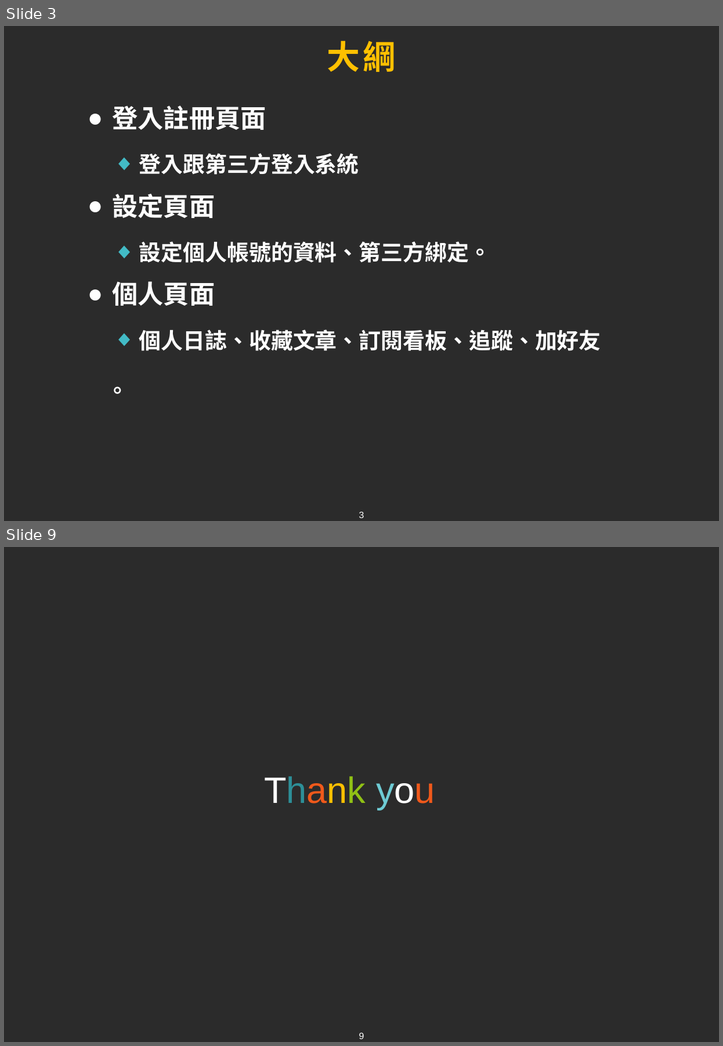
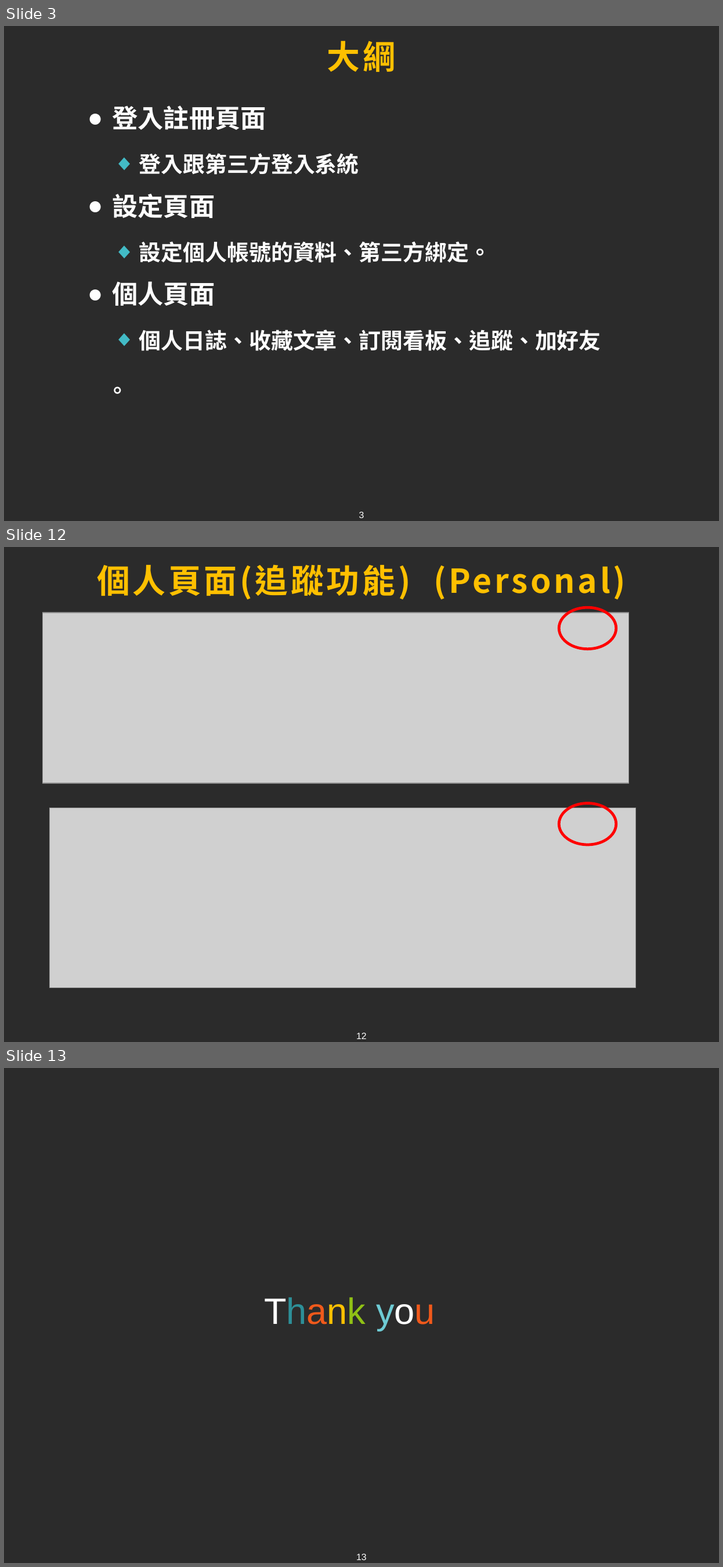
Before and after one commit to tim93009/FinalProject_GameForum, a slide deck: docs/ppt/xiong.pptx. Shown one above the other, each under a label of ours: slides 3 and 9 before the commit, slides 3, 12 and 13 after it; the slides between them are not shown. The pictures are 723x1046 and 723x1567 pixels, drawn with LibreOffice and Linux fonts; fonts in the diff are those of the drawing; grey boxes stand for pictures; background and template pictures are left out; a plain dark background stands for a picture behind light text. Boxes give left, top, right and bottom in pixels: in the first picture for what was removed or moved away, otherwise in the second. Text is boxed around its words. In the diff, an @@ line names an element or a change of style, - is before the commit and + after.

```diff
--- a/docs/ppt/xiong.pptx
+++ b/docs/ppt/xiong.pptx
@@ slide 12 added at bbox=[4, 547, 719, 1042], background picture (left out); not listed: 1 template element that a slide beside it also shows @@
@@ title added at bbox=[97, 564, 625, 600], 36 pt, text #FFC000, bold @@
+個人頁面(追蹤功能) (Personal)
@@ picture added at bbox=[42, 613, 628, 783] @@
@@ ellipse added at bbox=[559, 608, 616, 649], outline #FF0000 3 pt @@
@@ picture added at bbox=[49, 807, 636, 987] @@
@@ ellipse added at bbox=[559, 803, 616, 845], outline #FF0000 3 pt @@
@@ what was slide 9 is now slide 13 @@
@@ page number at bbox=[356, 1553, 366, 1560]: text changed @@
-9
+13
```
Also in this commit, not shown: 5 slides changed, 3 other slides added, 2 other files.
